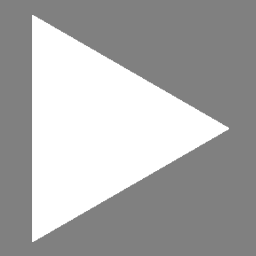
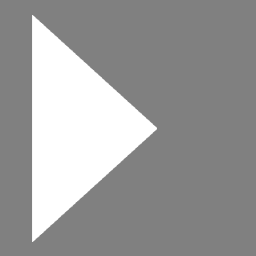
Two versions of the same layered image (256px x 256px). Layer-by-layer changes:
painted on "Polygon 1" over [32, 15, 229, 242]
